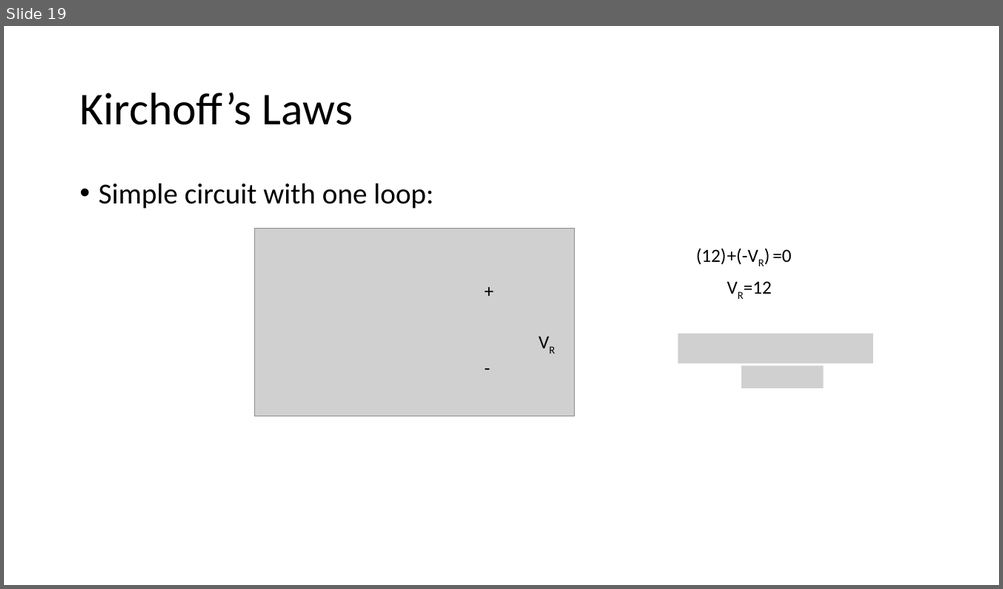
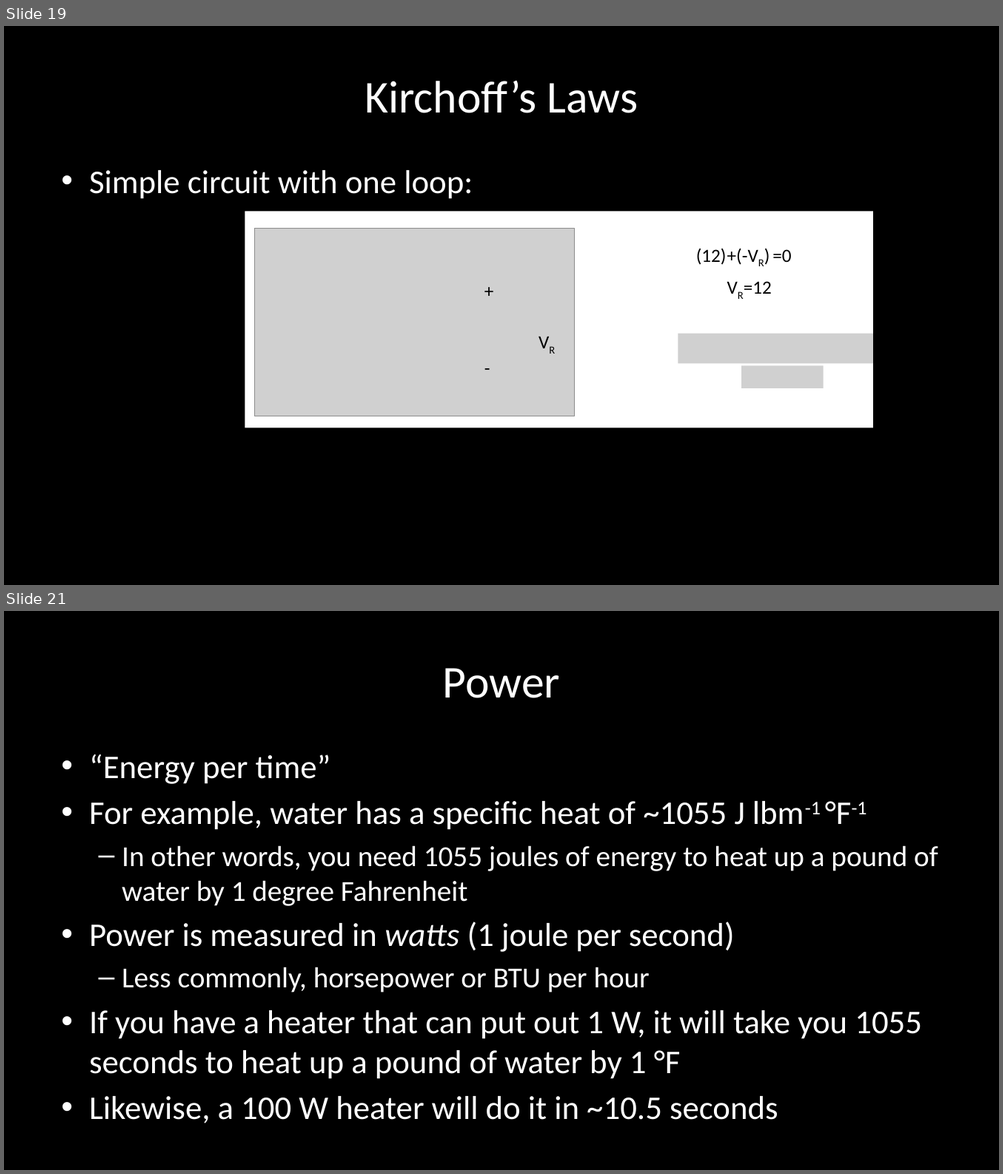
Before and after one commit to carlosgj/FRC-Training, a slide deck: Electronics 101.pptx. Shown one above the other, each under a label of ours: slide 19 before the commit, slides 19 and 21 after it; the slides between them are not shown. The pictures are 1003x589 and 1003x1174 pixels, drawn with LibreOffice and Linux fonts; fonts in the diff are those of the drawing; grey boxes stand for pictures; background and template pictures are left out. Boxes give left, top, right and bottom in pixels: in the first picture for what was removed or moved away, otherwise in the second. Text is boxed around its words. In the diff, an @@ line names an element or a change of style, - is before the commit and + after.

Commit message:
Added template and power stuff

```diff
--- a/Electronics 101.pptx
+++ b/Electronics 101.pptx
@@ slide 21 added at bbox=[4, 611, 999, 1170], background #000000 @@
@@ title added at bbox=[443, 668, 560, 698], 44 pt, text #FFFFFF @@
+Power
@@ text added at bbox=[89, 755, 938, 1124], 32 pt, text #FFFFFF @@
+• “Energy per time”
+• For example, water has a specific heat of ~1055 J lbm-1 °F-1
+  – In other words, you need 1055 joules of energy to heat up a pound of water by 1 degree Fahrenheit
+• Power is measured in watts (1 joule per second)
+  – Less commonly, horsepower or BTU per hour
+• If you have a heater that can put out 1 W, it will take you 1055 seconds to heat up a pound of water by 1 °F
+• Likewise, a 100 W heater will do it in ~10.5 seconds
@@ slide 19 changed as well @@
@@ background #FFFFFF to #000000 @@
@@ title "Kirchoff’s Laws": place and size @@
-title "Kirchoff’s Laws" at bbox=[79, 93, 353, 125]
+title "Kirchoff’s Laws" at bbox=[364, 81, 638, 113]
@@ title "Kirchoff’s Laws" at bbox=[364, 81, 638, 113]: text colour #000000 to #FFFFFF; alignment left to centre; line spacing 0.9 to 1 @@
@@ text "Simple circuit with one loop:": place and size @@
-text "Simple circuit with one loop:" at bbox=[99, 183, 433, 209]
+text "Simple circuit with one loop:" at bbox=[89, 170, 472, 199]
@@ text "Simple circuit with one loop:" at bbox=[89, 170, 472, 199]: size 28 to 32 pt, text colour #000000 to #FFFFFF; indent changed; line spacing 0.9 to 1; less space between paragraphs @@
@@ rectangle added at bbox=[245, 211, 874, 428], fill #FFFFFF @@
```
Also in this commit, not shown: 18 other slides changed, 4 other slides added, 1 other file.
